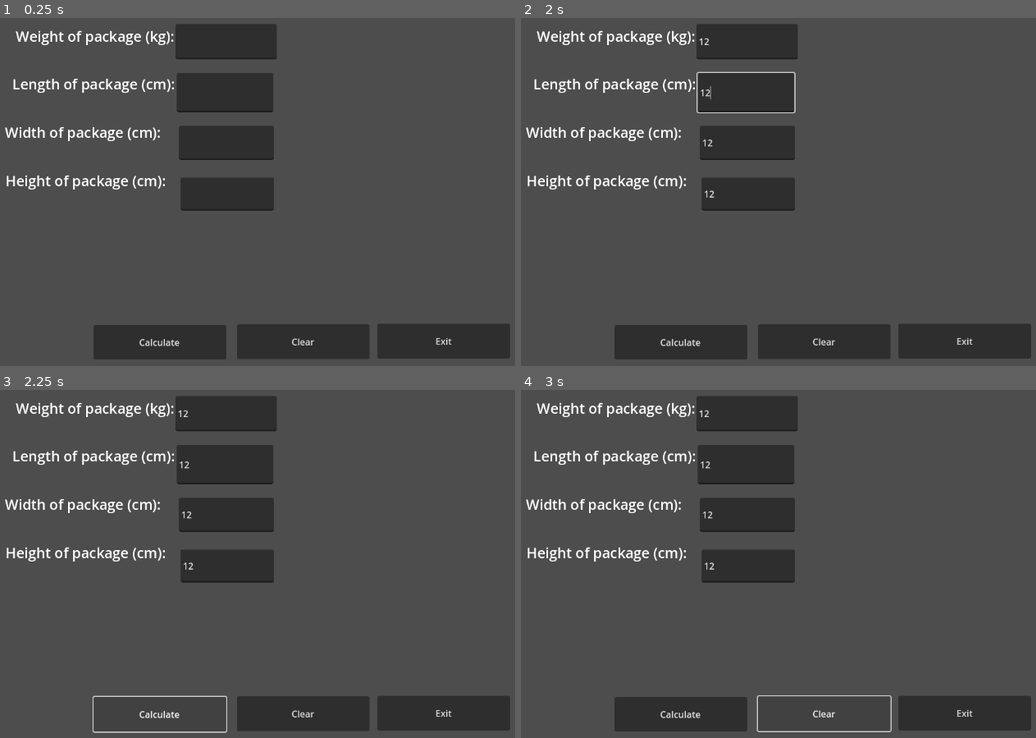
Above: before the commit, frames 1-4 (two rows, left to right).
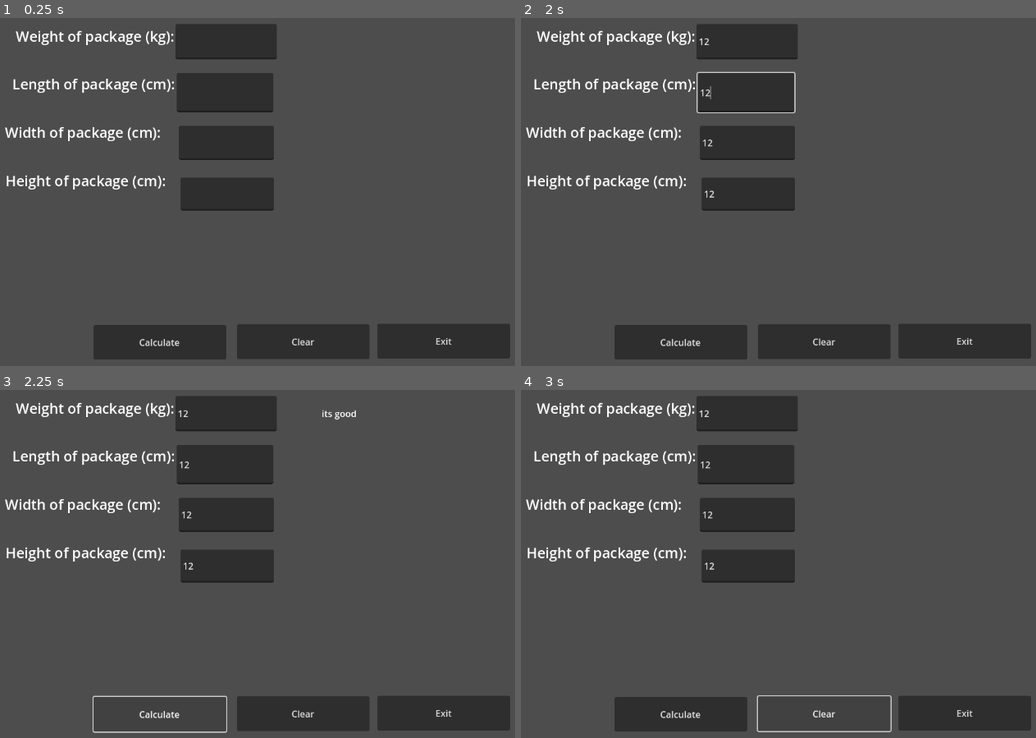
Above: after the commit, the same moments.

Repository: pepparwalsh/game-Design-1
Game: Godot game, scene res://lp_4_2.tscn
The game is run twice, just before and just after one commit, with the same random seed, the same clock (stepped at 60 frames per second) and the same inputs. This scene is started directly instead of the project's main scene.
Inputs (mouse positions are in pixels of both pictures, inside the frame that each line leads up to):
- Up to frame 1 (0.25 s): no input
- Up to frame 2 (2 s): click (747, 42) at 0.52 s; type "12" at 0.6 s; click (747, 143) at 0.75 s; type "12" at 0.83 s; click (747, 195) at 0.98 s; type "12" at 1.07 s; click (747, 91) at 1.27 s; type "12" at 1.35 s
- Up to frame 3 (2.25 s): click "Calculate" at 2 s
- Up to frame 4 (3 s): click "Clear" at 2.75 s

Frames 1-2 are identical in both runs. In frame 3, less than 0.1% of the frame differs, in the area x 62-70%, y 5-9%; in frame 4, nothing differs.
Error before the commit: Parse Error: Expected expression after "or" operator. (res://LP4-2.gd:20)

Commit message:
finished the lp41 and 2 working on 3

Diff:
--- /dev/null
+++ b/Ex3.gd
@@ -0,0 +1,32 @@
+extends Control
+
+
+# Called when the node enters the scene tree for the first time.
+func _ready():
+	pass # Replace with function body.
+
+
+# Called every frame. 'delta' is the elapsed time since the previous frame.
+func _process(delta):
+	pass
+
+
+func _on_calculate_pressed():
+	var eggs = int($LineEdit.text)
+	var dozens = floor(eggs / 12)
+	var leftover = eggs%12
+	var price = 0
+	if dozens>=0 and dozens < 4:
+		$lblOut.text = "eggs: %d\ndozens: %d\n" % [eggs, dozens] + "Price is 0.50 "
+		price= 0.50
+	elif dozens>=0 and dozens < 4:
+		$lblOut.text = "eggs: %d\ndozens: %d\n" % [eggs, dozens] + "Price is 0.45 "
+		price= 0.45
+
+
+func _on_clear_pressed():
+	$lblOut.text = ""
+
+
+func _on_exit_pressed():
+	get_tree().quit()
--- a/LP4-2.gd
+++ b/LP4-2.gd
@@ -17,13 +17,14 @@
 	var Height = int($txtHeight.text)
 	var Length = int($txtLength.text)
 	var Size = Height*Width*Length
-	if
-
-
-
-
-
-
+	if Size <= 100000 and Weight <= 27:
+		$lblOut.text = "its good"
+	elif Size > 100000 and Weight > 27:
+		$lblOut.text = "Too big and too heavy"
+	elif Size > 100000:
+		$lblOut.text = "Too big"
+	elif Weight > 27:
+		$lblOut.text = "Too heavy"
 
 
 
@@ -33,7 +34,5 @@
 	get_tree().quit()
 
 
-
-
 func _on_clear_pressed():
 	$lblOut.text = ""
--- /dev/null
+++ b/ex_3.tscn
@@ -0,0 +1,86 @@
+[gd_scene load_steps=4 format=3 uid="uid://cqkyuqkur1uoh"]
+
+[ext_resource type="Script" path="res://Ex3.gd" id="1_o24ou"]
+
+[sub_resource type="LabelSettings" id="LabelSettings_mpgy2"]
+font_size = 24
+
+[sub_resource type="LabelSettings" id="LabelSettings_0u7ve"]
+font_size = 24
+
+[node name="Ex3" type="Control"]
+layout_mode = 3
+anchors_preset = 15
+anchor_right = 1.0
+anchor_bottom = 1.0
+offset_left = 5.0
+offset_top = 2.0
+offset_right = 5.0
+offset_bottom = 2.0
+grow_horizontal = 2
+grow_vertical = 2
+script = ExtResource("1_o24ou")
+
+[node name="Calculate" type="Button" parent="."]
+layout_mode = 0
+offset_left = 30.0
+offset_top = 523.0
+offset_right = 248.0
+offset_bottom = 632.0
+text = "Calculate"
+
+[node name="Clear" type="Button" parent="."]
+layout_mode = 0
+offset_left = 304.0
+offset_top = 521.0
+offset_right = 520.0
+offset_bottom = 636.0
+text = "Clear"
+
+[node name="Exit" type="Button" parent="."]
+layout_mode = 0
+offset_left = 575.0
+offset_top = 520.0
+offset_right = 779.0
+offset_bottom = 637.0
+text = "Exit"
+
+[node name="lblOut" type="Label" parent="."]
+layout_mode = 0
+offset_left = 349.0
+offset_top = 113.0
+offset_right = 897.0
+offset_bottom = 437.0
+
+[node name="LineEdit" type="LineEdit" parent="."]
+layout_mode = 0
+offset_left = 390.0
+offset_top = 9.0
+offset_right = 510.0
+offset_bottom = 88.0
+
+[node name="Egg" type="Label" parent="."]
+layout_mode = 0
+offset_left = 38.0
+offset_top = 14.0
+offset_right = 360.0
+offset_bottom = 83.0
+text = "Enter # of eggs purchased:"
+label_settings = SubResource("LabelSettings_mpgy2")
+horizontal_alignment = 1
+vertical_alignment = 1
+
+[node name="Bill" type="Label" parent="."]
+layout_mode = 0
+offset_left = 27.0
+offset_top = 112.0
+offset_right = 388.0
+offset_bottom = 175.0
+text = "The bill is equal to:"
+label_settings = SubResource("LabelSettings_0u7ve")
+horizontal_alignment = 1
+vertical_alignment = 1
+
+[connection signal="pressed" from="Calculate" to="." method="_on_calculate_pressed"]
+[connection signal="pressed" from="Clear" to="." method="_on_clear_pressed"]
+[connection signal="pressed" from="Exit" to="." method="_on_exit_pressed"]
